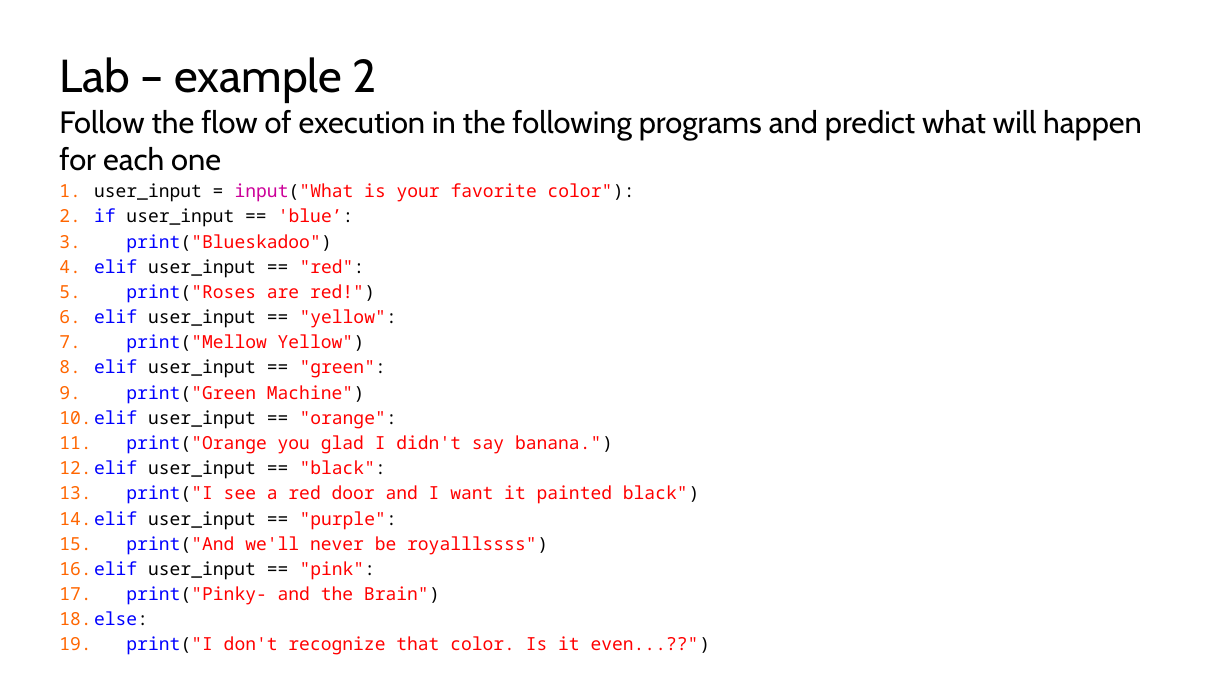
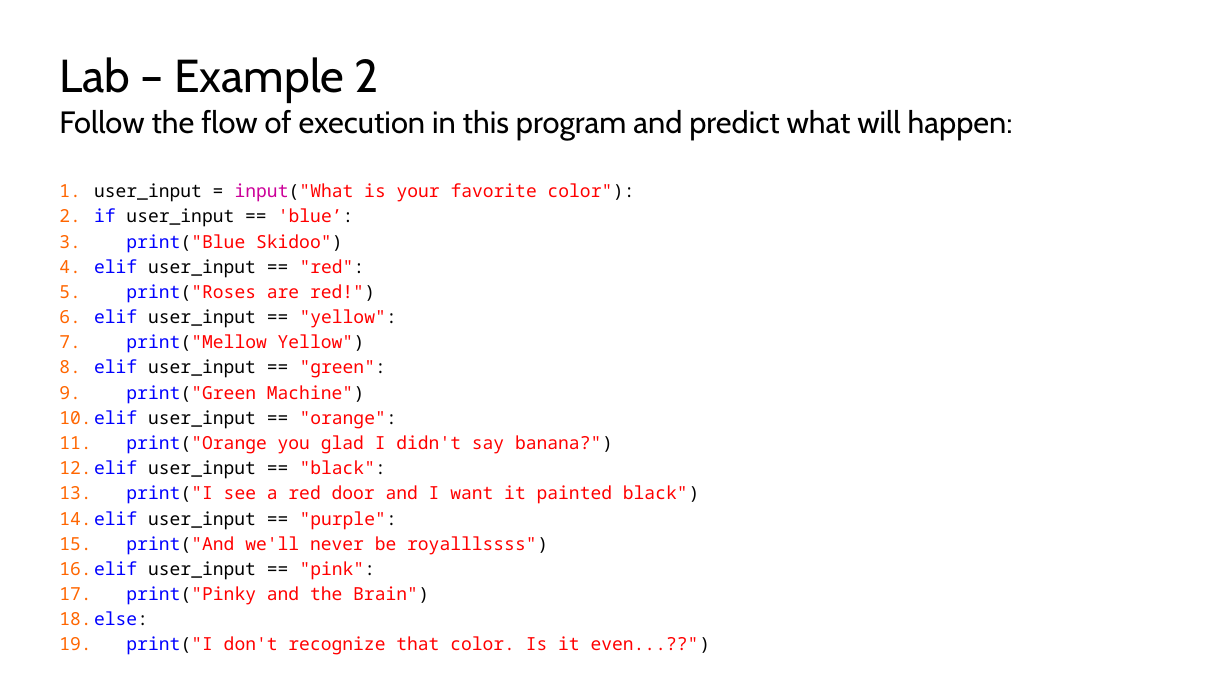
Before and after one commit to TEALSK12/2nd-semester-introduction-to-computer-science, a slide deck: slide 9 of docs/units/2_unit/slidedecks/Intro Python 2.03 TEALS.pptx. Drawn at 1232x693 pixels with LibreOffice and Linux fonts; fonts in the diff are those of the drawing; background and template pictures are left out. Boxes give left, top, right and bottom in pixels: in the first picture for what was removed or moved away, otherwise in the second. Text is boxed around its words. In the diff, an @@ line names an element or a change of style, - is before the commit and + after.

```diff
--- a/docs/units/2_unit/slidedecks/Intro Python 2.03 TEALS.pptx
+++ b/docs/units/2_unit/slidedecks/Intro Python 2.03 TEALS.pptx
@@ title at (x1=59, y1=57, x2=379, y2=103): text changed @@
-Lab – example 2
+Lab – Example 2
@@ text at (x1=59, y1=110, x2=1013, y2=139): text changed @@
-Follow the flow of execution in the following programs and predict what will happen for each one
+Follow the flow of execution in this program and predict what will happen:
@@ text at (x1=126, y1=234, x2=343, y2=253): text changed @@
-3. print("Blueskadoo")
+3. print("Blue Skidoo")
@@ text at (x1=126, y1=435, x2=613, y2=454): text changed @@
-11. print("Orange you glad I didn't say banana.")
+11. print("Orange you glad I didn't say banana?")
@@ text at (x1=126, y1=586, x2=429, y2=605): text changed @@
-17. print("Pinky- and the Brain")
+17. print("Pinky and the Brain")
```
Also in this commit, not shown: 3 other slides changed, 9 other files.
